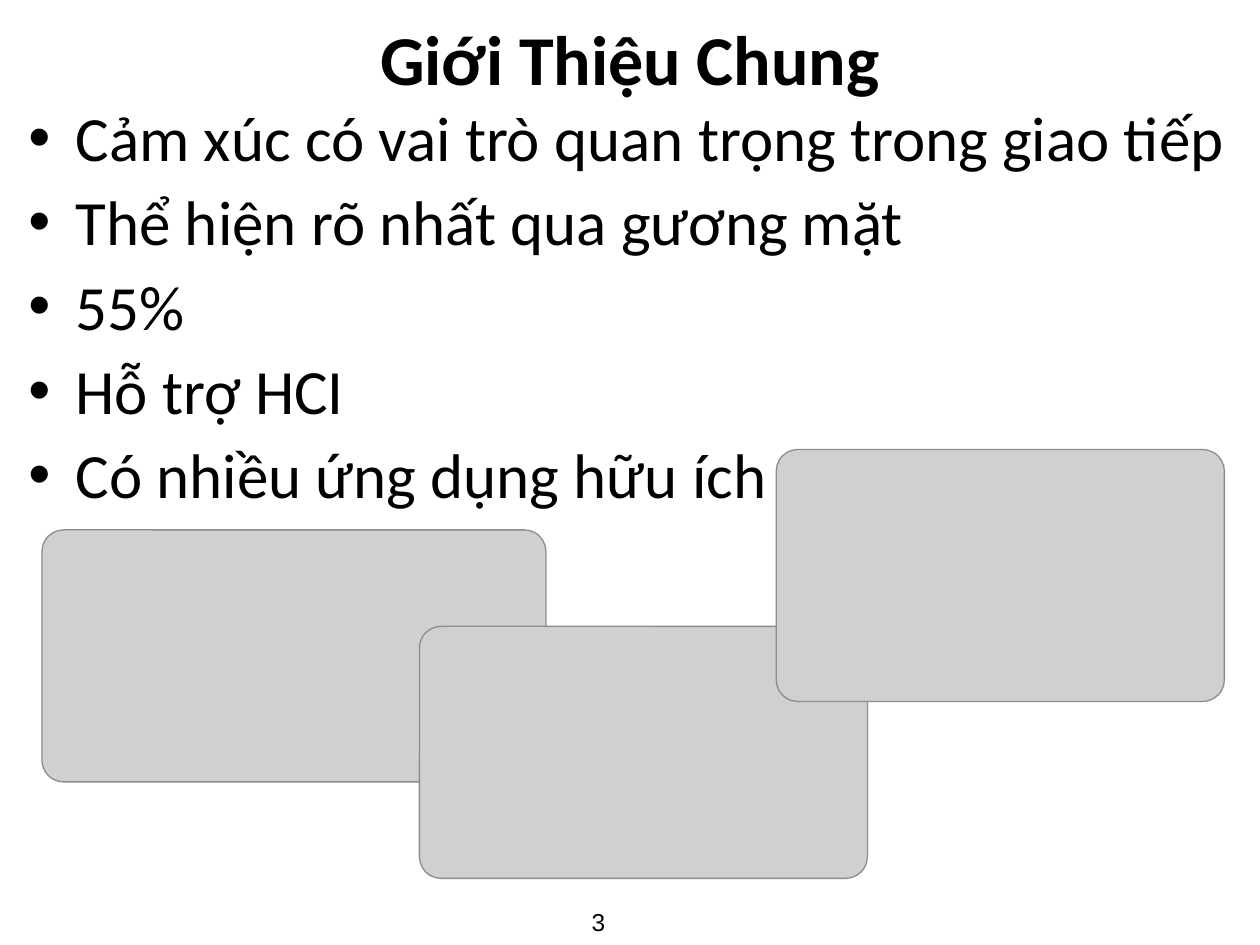
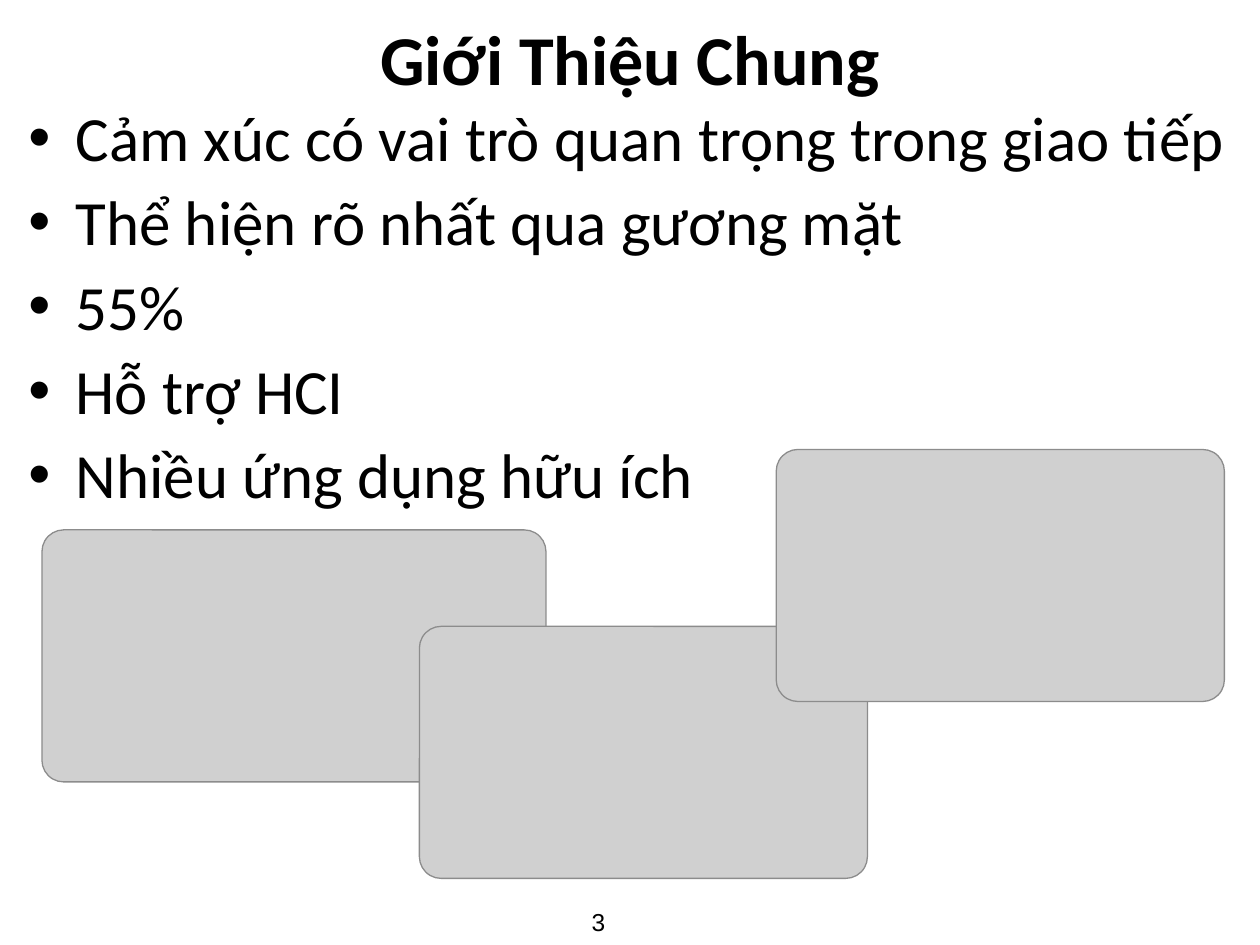
Before and after one commit to AMenMen/thesis_master, a slide deck: slide 3 of presentation.pptx. Drawn at 1260x945 pixels with LibreOffice and Linux fonts; fonts in the diff are those of the drawing; grey boxes stand for pictures. Boxes give left, top, right and bottom in pixels: in the first picture for what was removed or moved away, otherwise in the second. Text is boxed around its words. In the diff, an @@ line names an element or a change of style, - is before the commit and + after.

```diff
--- a/presentation.pptx
+++ b/presentation.pptx
@@ text at [76, 450, 693, 509]: text changed @@
-• Có nhiều ứng dụng hữu ích
+• Nhiều ứng dụng hữu ích
```
Also in this commit, not shown: 2 other slides changed.
